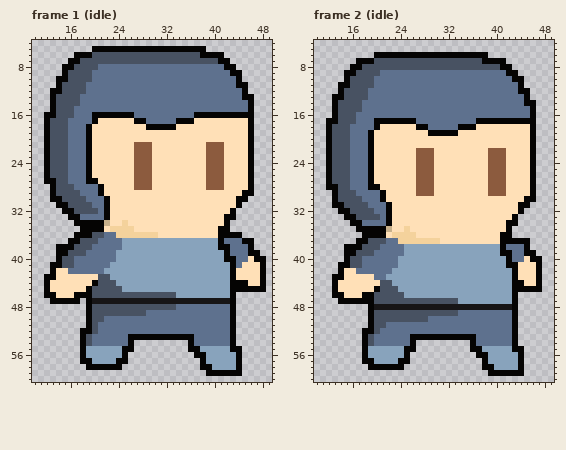
Two states of a pixel-art file, aseprite/warrior_character.aseprite. Above, as it was before the edit.
64x64 pixels, 5 frames. Shown: frame 1 (idle): x 10..49, y 4..60; frame 2 (idle): x 10..49, y 4..60. The commit also changed other frames, which this record leaves out.
The result:
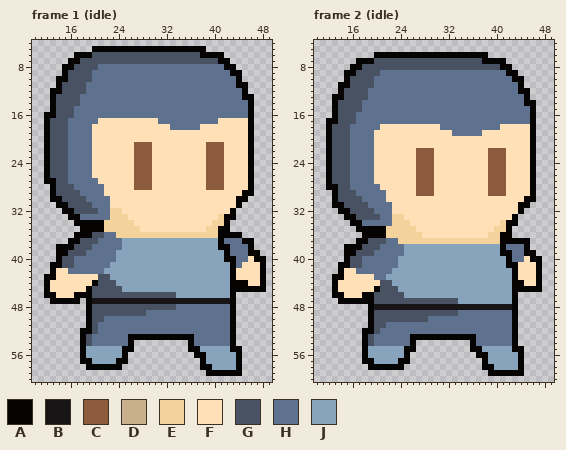
Palette (. is transparent): A #050403  B #171516  C #8c5b3e  D #c7b08b  E #f4d29c  F #ffe0b7  G #485262  H #5e718e  J #88a3bc
Difference:
Frame 1 (idle):
y 16: x 20..26 AAAAAAA -> HHHHHHH; x 37..45 AAAAAAAAA -> HHHHHHHHH
y 17: x 20 A -> H; x 27..30 AAHH -> FFFF; x 34..40 AAAFFFF -> HHHHHHH
y 18: x 19 A -> H; x 29..37 AAAAAFFFF -> FFFFHHHHH
y 19..26: x 19 A -> H
y 27: x 19..20 AA -> HH
y 28..29: x 21 A -> H
y 30..31: x 22 A -> H
y 32: x 22..24 AFF -> HEE
y 33: x 22..25 AFFF -> HEEE; x 41 F -> E
y 34: x 22..24 DFF -> EEE; x 26 F -> E; x 40..41 FF -> EE
y 35: x 22 F -> E; x 27 F -> E; x 39..40 FF -> EE
y 36: x 31..40 FFFFFFFFFF -> EEEEEEEEEE
Frame 2 (idle):
y 17: x 20..26 AAAAAAA -> HHHHHHH; x 37..45 AAAAAAAAA -> HHHHHHHHH
y 18: x 20 A -> H; x 27..30 AAHH -> FFFF; x 34..40 AAAFFFF -> HHHHHHH
y 19: x 19 A -> H; x 29..37 AAAAAFFFF -> FFFFHHHHH
y 20..27: x 19 A -> H
y 28: x 19..20 AA -> HH
y 29..30: x 21 A -> H
y 31..32: x 22 A -> H
y 33: x 22..24 AFF -> HEE
y 34: x 22..25 AFFF -> HEEE; x 41 F -> E
y 35: x 22..24 DFF -> EEE; x 26 F -> E; x 40..41 FF -> EE
y 36: x 22 F -> E; x 27 F -> E; x 39..40 FF -> EE
y 37: x 31..40 FFFFFFFFFF -> EEEEEEEEEE
Where, in picture pixels (left, top, right, bottom), the same in both pictures:
changed: (86, 112, 248, 238)
changed: (368, 118, 530, 244)
